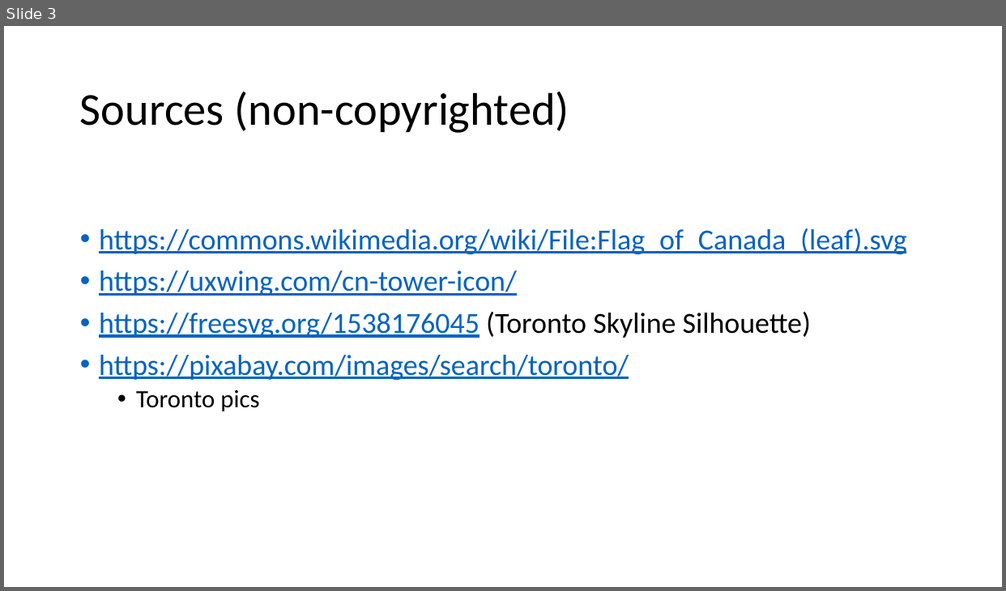
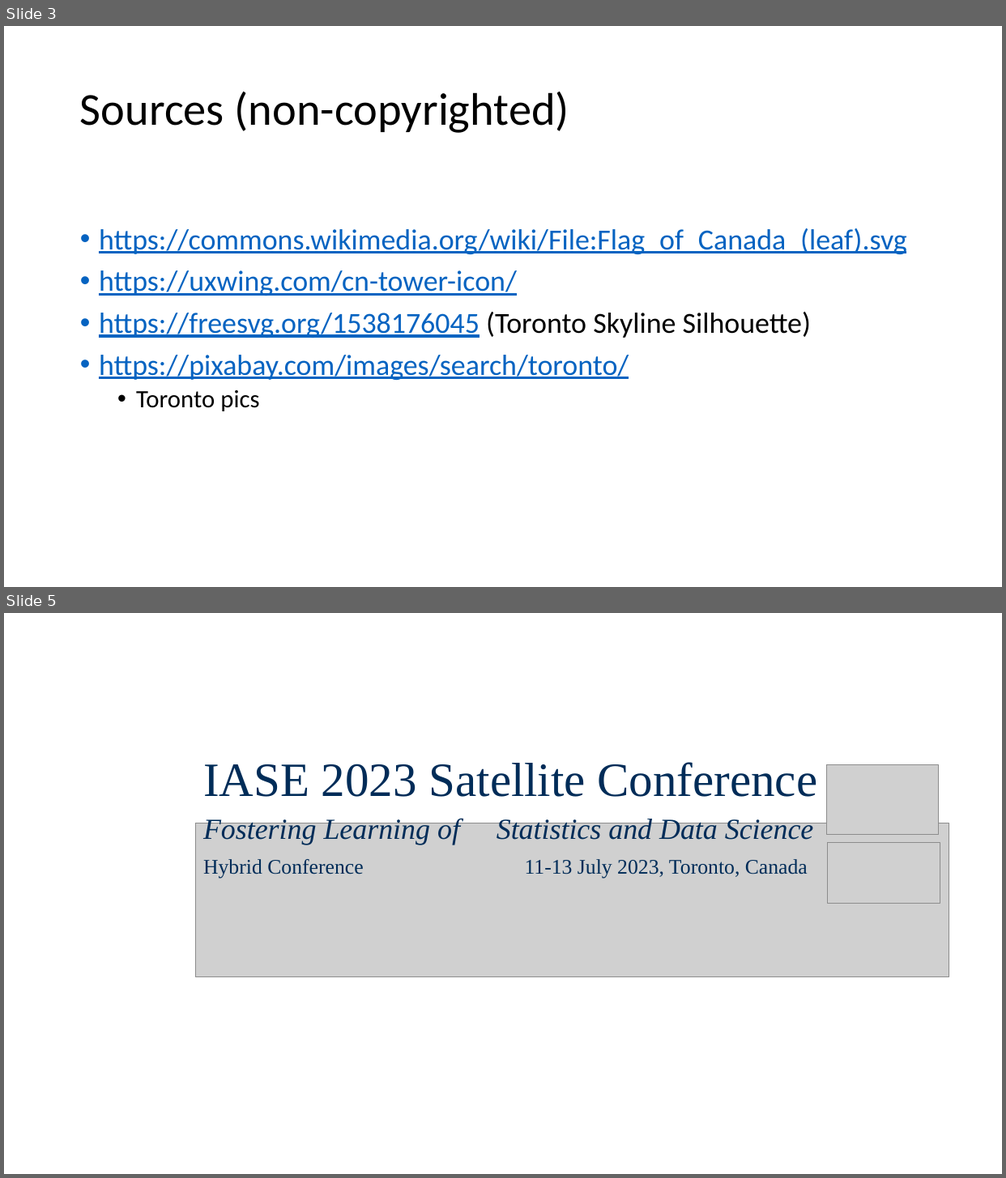
Before and after one commit to wesleyburr/ties2023.github.io, a slide deck: assets/logos/visual_elements.pptx. Shown one above the other, each under a label of ours: slide 3 before the commit, slides 3 and 5 after it; the slides between them are not shown. The pictures are 1006x591 and 1006x1178 pixels, drawn with LibreOffice and Linux fonts; fonts in the diff are those of the drawing; grey boxes stand for pictures. Boxes give left, top, right and bottom in pixels: in the first picture for what was removed or moved away, otherwise in the second. Text is boxed around its words. In the diff, an @@ line names an element or a change of style, - is before the commit and + after.

```diff
--- a/assets/logos/visual_elements.pptx
+++ b/assets/logos/visual_elements.pptx
@@ slide 5 added at [4,613,1002,1174], background #FFFFFF @@
@@ text added at [203,762,817,797], 46 pt, text #002C58 @@
+IASE 2023 Satellite Conference
@@ picture added at [827,765,939,835] @@
@@ picture added at [196,823,948,977] @@
@@ text added at [203,816,813,878], 20 pt, text #002C58 @@
+Fostering Learning of Statistics and Data Science
+Hybrid Conference 11-13 July 2023, Toronto, Canada
@@ picture added at [828,843,940,905] @@
```
Also in this commit, not shown: 49 other files.
